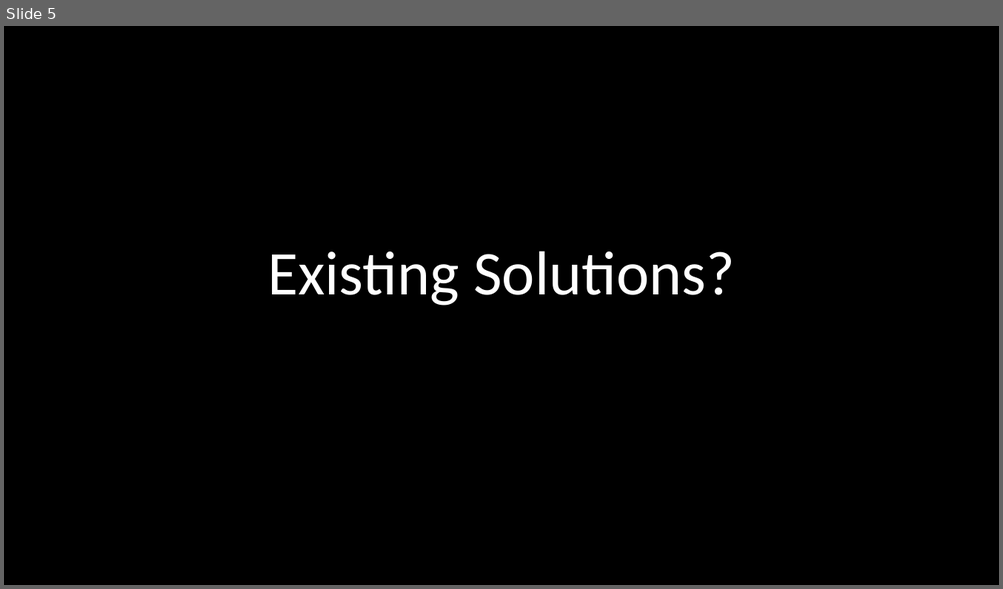
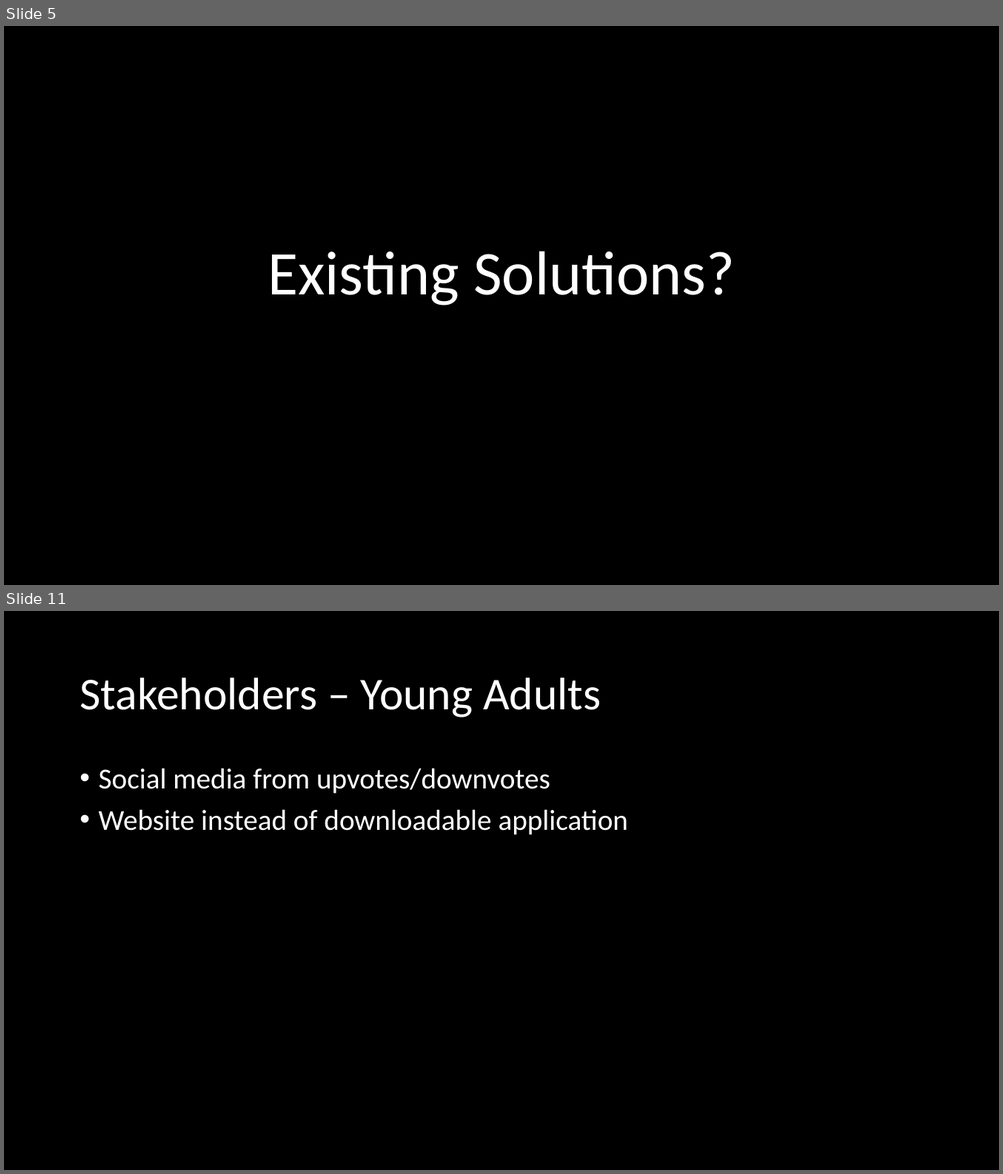
Before and after one commit to DH2018-FindC/FindC, a slide deck: Presentation.pptx. Shown one above the other, each under a label of ours: slide 5 before the commit, slides 5 and 11 after it; the slides between them are not shown. The pictures are 1003x589 and 1003x1174 pixels, drawn with LibreOffice and Linux fonts; fonts in the diff are those of the drawing; background and template pictures are left out. Boxes give left, top, right and bottom in pixels: in the first picture for what was removed or moved away, otherwise in the second. Text is boxed around its words. In the diff, an @@ line names an element or a change of style, - is before the commit and + after.

```diff
--- a/Presentation.pptx
+++ b/Presentation.pptx
@@ slide 11 added at box(4, 611, 999, 1170), background #000000 @@
@@ title added at box(79, 678, 600, 718), 44 pt, text #FFFFFF @@
+Stakeholders – Young Adults
@@ text added at box(99, 768, 628, 835), 28 pt, text #FFFFFF @@
+• Social media from upvotes/downvotes
+• Website instead of downloadable application
```
Also in this commit, not shown: 1 slide changed, 10 other slides added, 1 slide removed, 1 other file.
